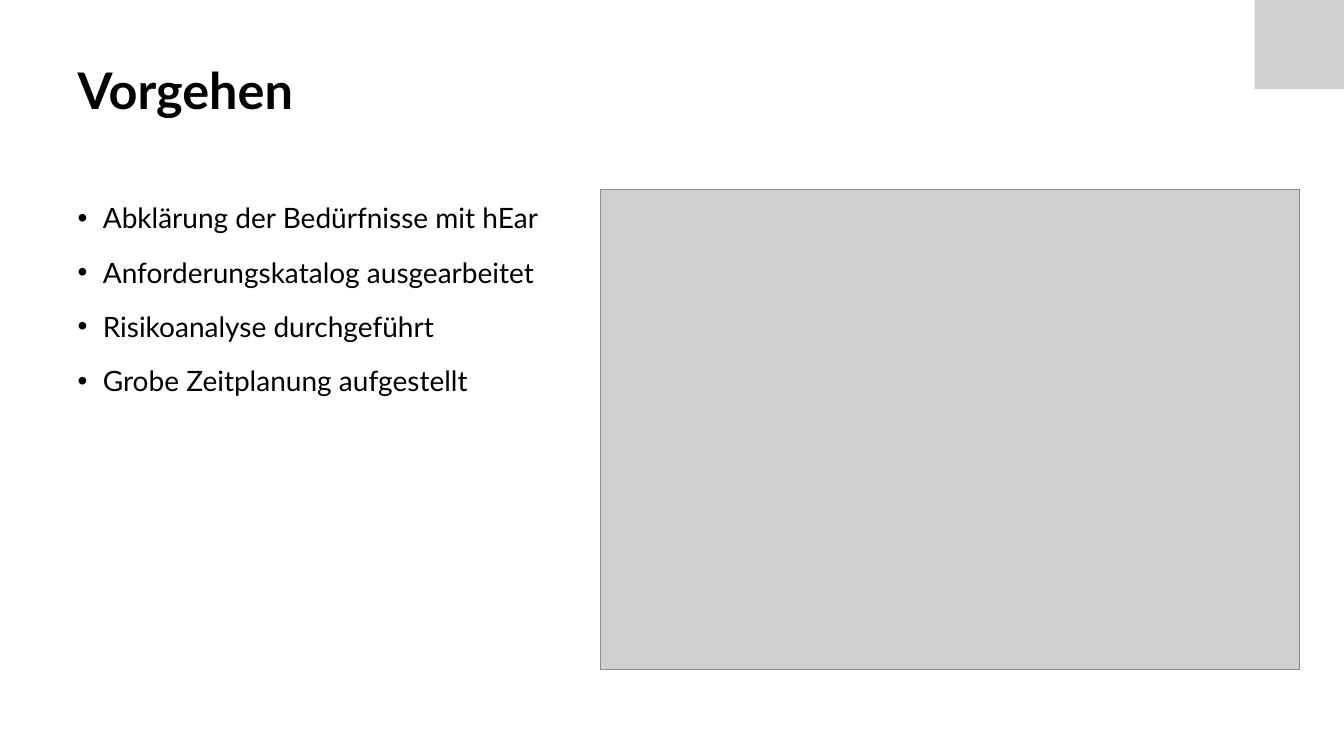
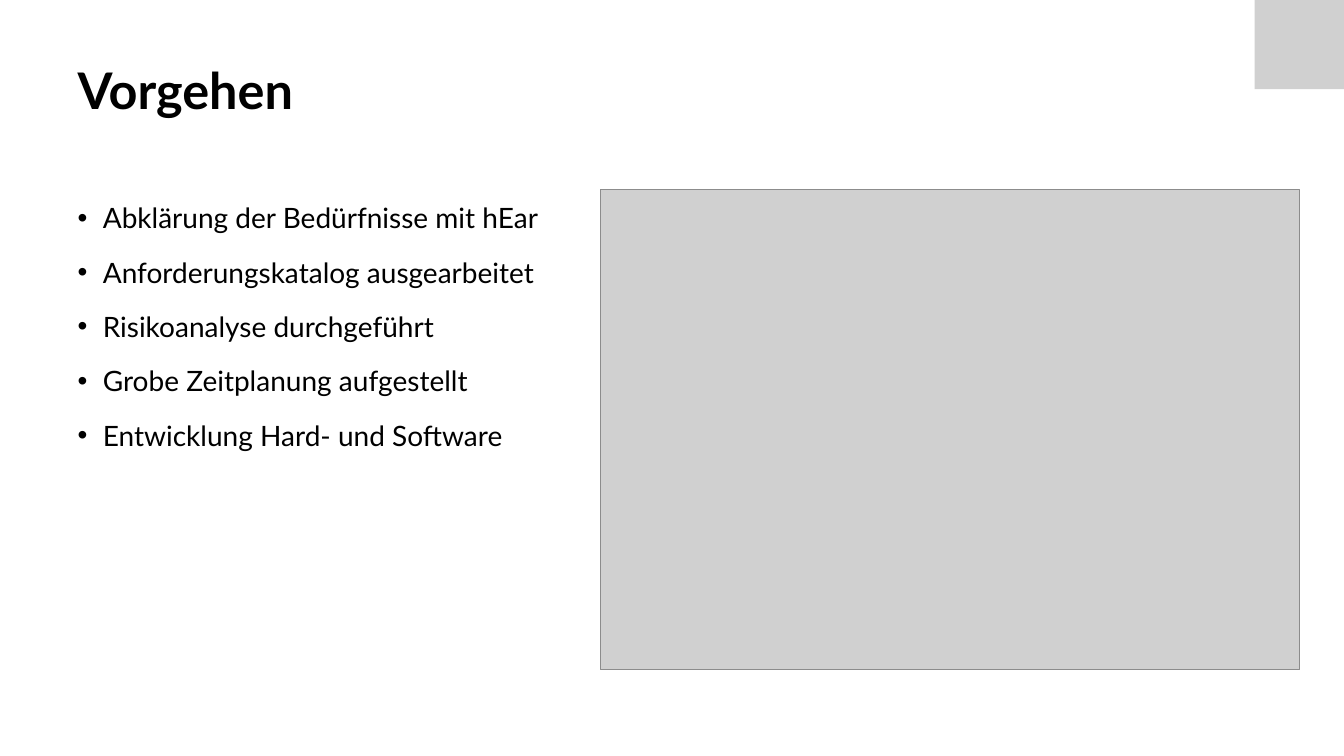
Before and after one commit to Froster2406/BAT2024, a slide deck: slide 5 of Dokumentation/Präsentation/BAT_Zwischenpraesentation.pptx. Drawn at 1344x756 pixels with LibreOffice and Linux fonts; fonts in the diff are those of the drawing; grey boxes stand for pictures. Boxes give left, top, right and bottom in pixels: in the first picture for what was removed or moved away, otherwise in the second. Text is boxed around its words. In the diff, an @@ line names an element or a change of style, - is before the commit and + after.

```diff
--- a/Dokumentation/Präsentation/BAT_Zwischenpraesentation.pptx
+++ b/Dokumentation/Präsentation/BAT_Zwischenpraesentation.pptx
@@ text at box(103, 425, 502, 451): paragraph added @@
+• Entwicklung Hard- und Software
```
Also in this commit, not shown: 1 other slide changed, 1 slide added, 13 other files.
